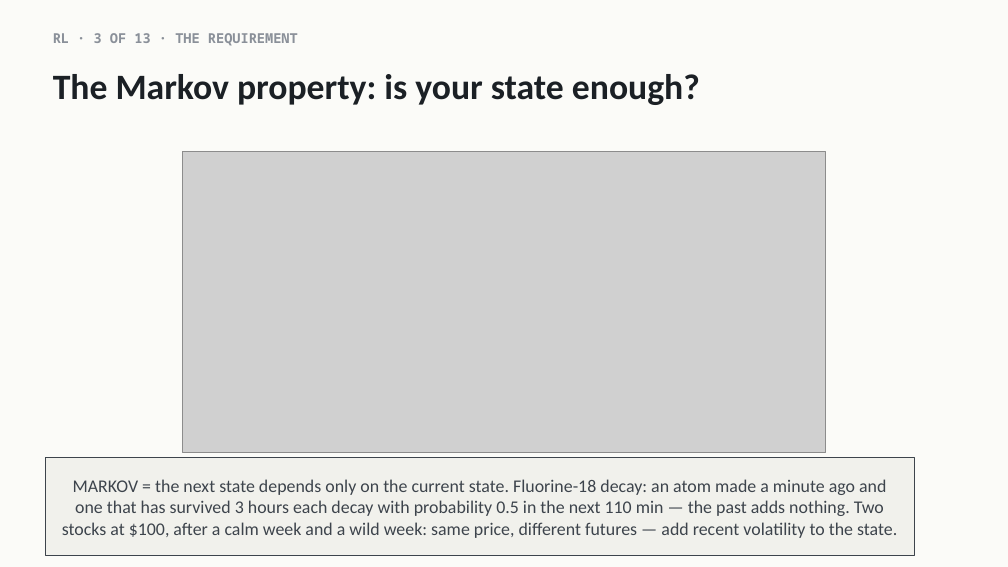
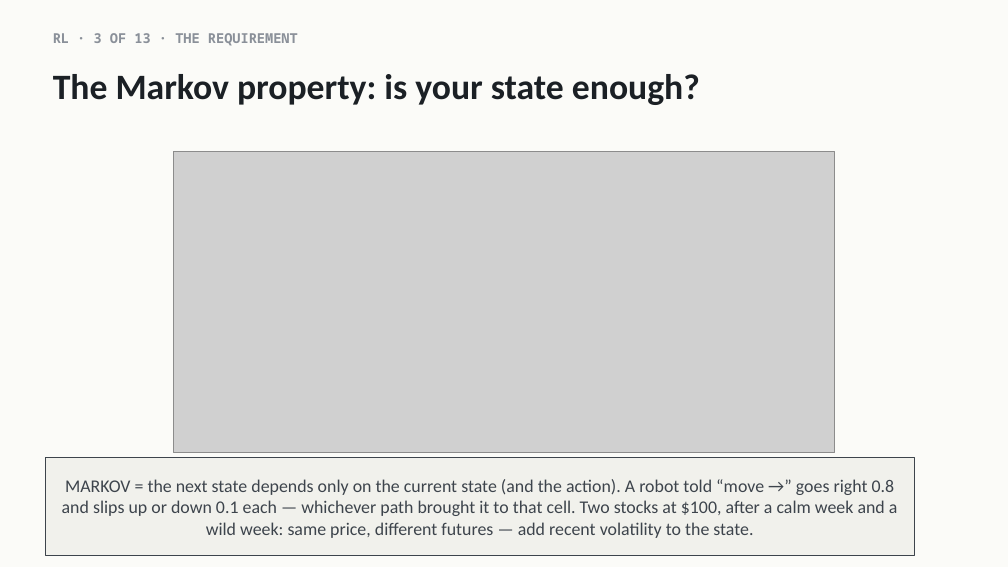
Before and after one commit to indigobio/msacl_dl_course, a slide deck: slide 12 of slides/pptx/lecture13_llms_landscape.pptx. Drawn at 1008x567 pixels with LibreOffice and Linux fonts; fonts in the diff are those of the drawing; grey boxes stand for pictures. Boxes give left, top, right and bottom in pixels: in the first picture for what was removed or moved away, otherwise in the second. Text is boxed around its words. In the diff, an @@ line names an element or a change of style, - is before the commit and + after.

```diff
--- a/slides/pptx/lecture13_llms_landscape.pptx
+++ b/slides/pptx/lecture13_llms_landscape.pptx
@@ picture: place and size @@
-picture at [182, 151, 825, 453]
+picture at [173, 151, 834, 453]
@@ text in rectangle at [62, 479, 898, 538]: text changed @@
-MARKOV = the next state depends only on the current state. Fluorine-18 decay: an atom made a minute ago and one that has survived 3 hours each decay with probability 0.5 in the next 110 min — the past adds nothing. Two stocks at $100, after a calm week and a wild week: same price, different futures — add recent volatility to the state.
+MARKOV = the next state depends only on the current state (and the action). A robot told “move →” goes right 0.8 and slips up or down 0.1 each — whichever path brought it to that cell. Two stocks at $100, after a calm week and a wild week: same price, different futures — add recent volatility to the state.
```
Also in this commit, not shown: 3 other files.
